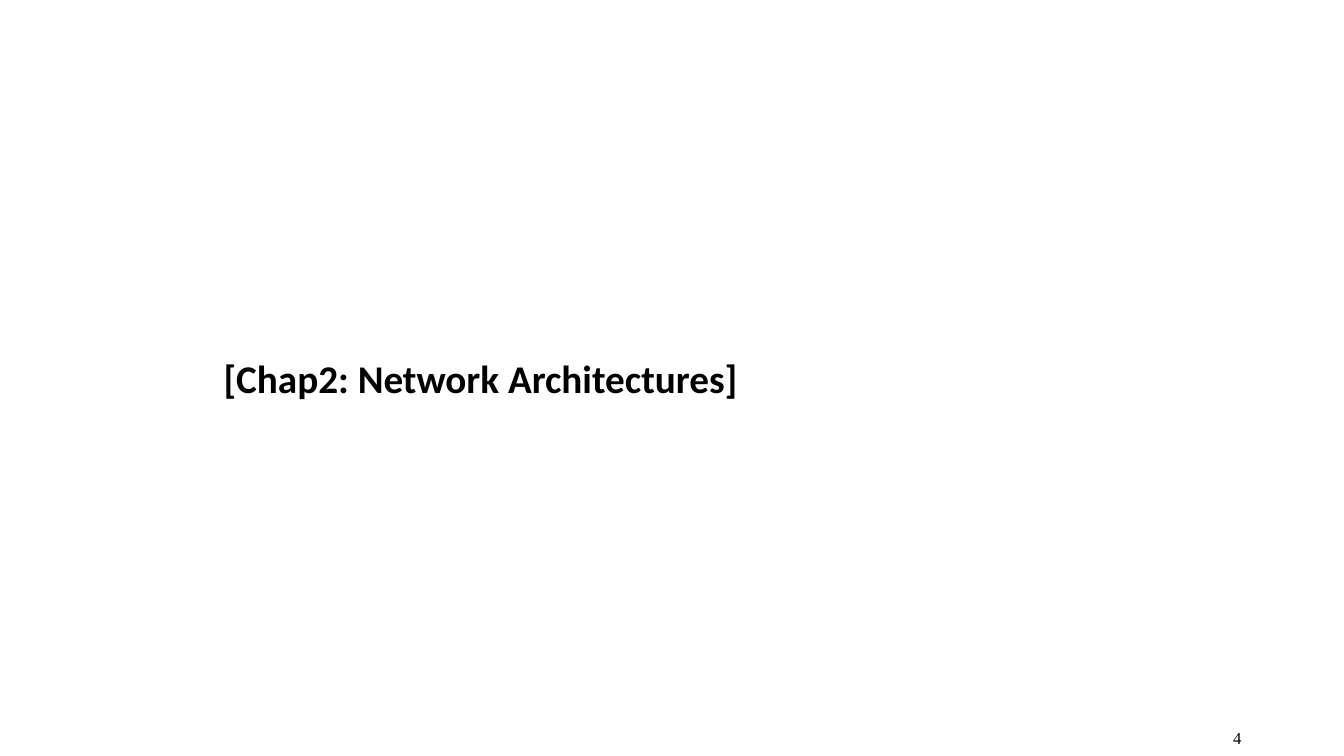
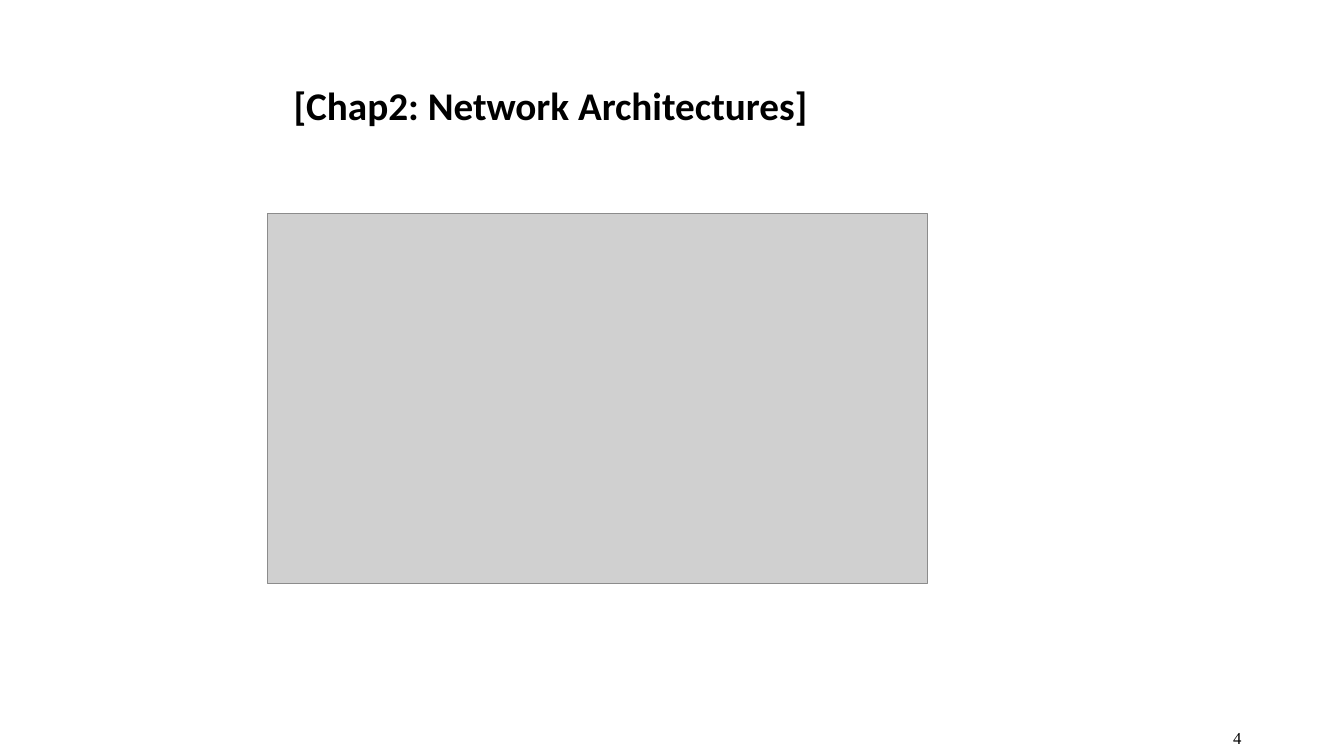
Before and after one commit to quang-vn26/Advanced-Network-Programming-Tieng-Viet-, a slide deck: slide 4 of pp1.pptx. Drawn at 1344x756 pixels with LibreOffice and Linux fonts; fonts in the diff are those of the drawing; grey boxes stand for pictures; background and template pictures are left out. Boxes give left, top, right and bottom in pixels: in the first picture for what was removed or moved away, otherwise in the second. Text is boxed around its words. In the diff, an @@ line names an element or a change of style, - is before the commit and + after.

```diff
--- a/pp1.pptx
+++ b/pp1.pptx
@@ text "[Chap2: Network Architectures]": place and size @@
-text "[Chap2: Network Architectures]" at (224, 364, 737, 399)
+text "[Chap2: Network Architectures]" at (294, 91, 807, 126)
@@ picture added at (268, 214, 928, 585) @@
```
Also in this commit, not shown: 15 other slides changed, 11 slides added, 2 slides removed.
